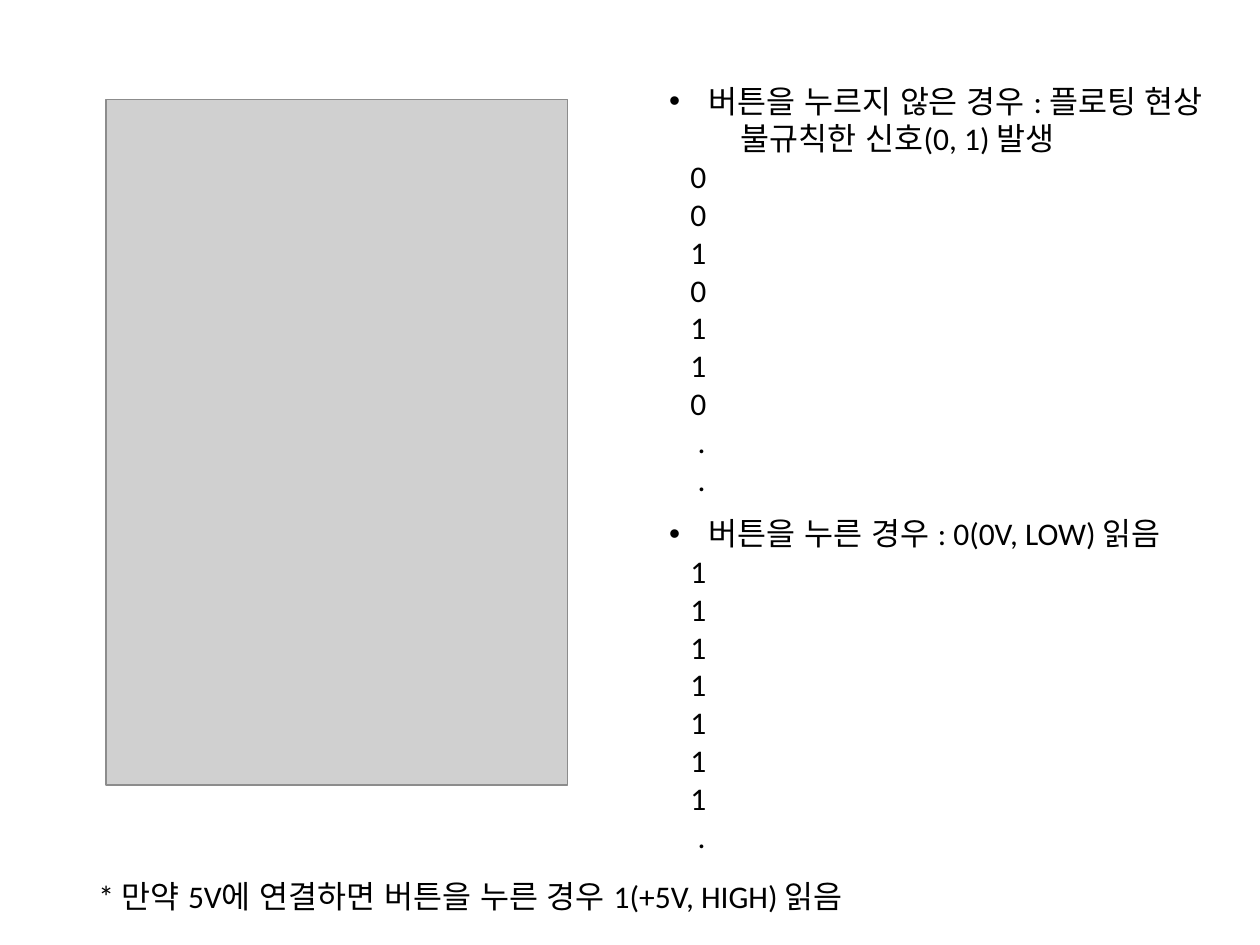
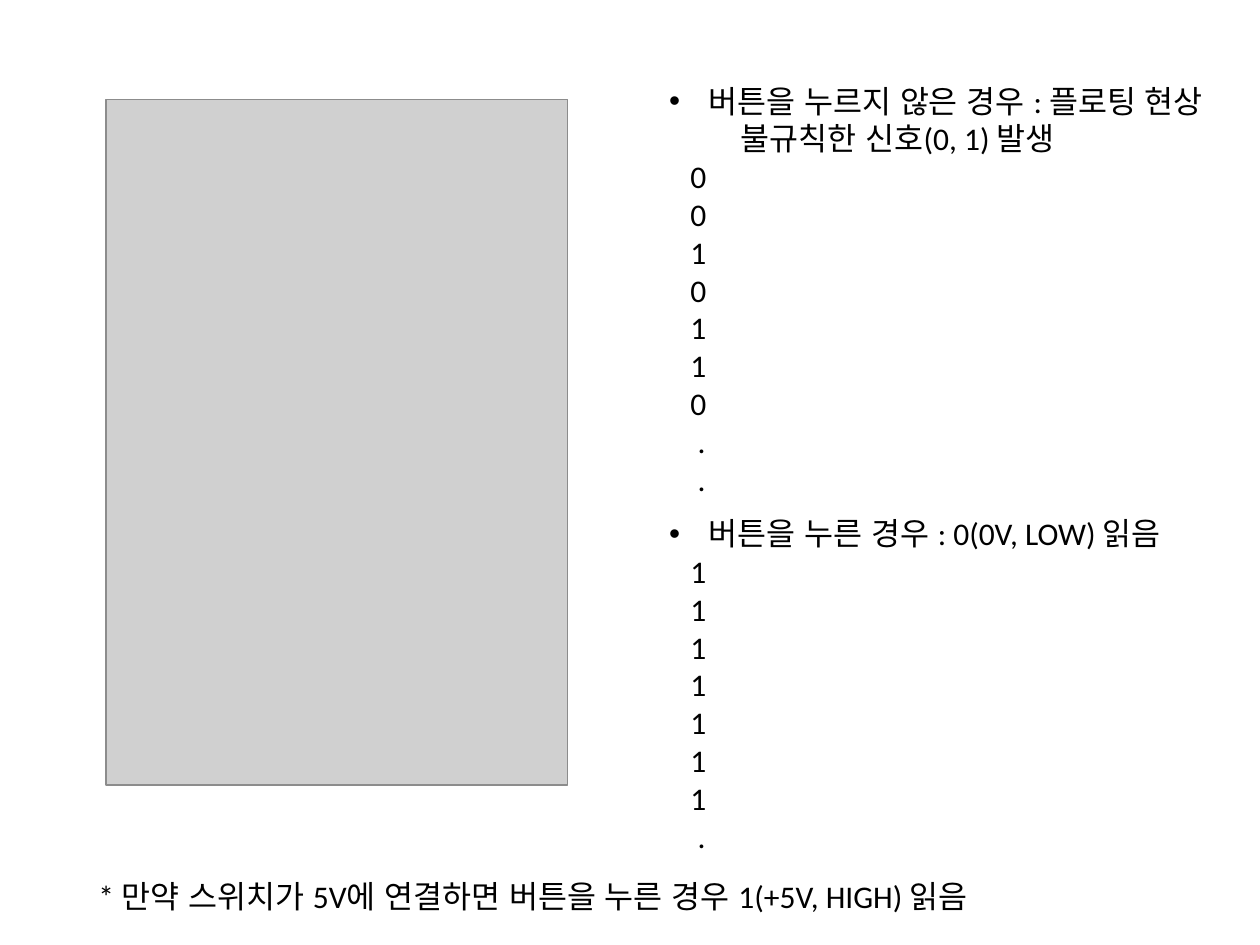
Before and after one commit to iot2019/Week04, a slide deck: slide 12 of Week04.pptx. Drawn at 1260x945 pixels with LibreOffice and Linux fonts; fonts in the diff are those of the drawing; grey boxes stand for pictures. Boxes give left, top, right and bottom in pixels: in the first picture for what was removed or moved away, otherwise in the second. Text is boxed around its words. In the diff, an @@ line names an element or a change of style, - is before the commit and + after.

```diff
--- a/Week04.pptx
+++ b/Week04.pptx
@@ text at box(121, 882, 968, 912): text changed @@
-* 만약 5V에 연결하면 버튼을 누른 경우 1(+5V, HIGH) 읽음
+* 만약 스위치가 5V에 연결하면 버튼을 누른 경우 1(+5V, HIGH) 읽음
```
Also in this commit, not shown: 3 other slides changed, 1 slide added, 1 other file.
